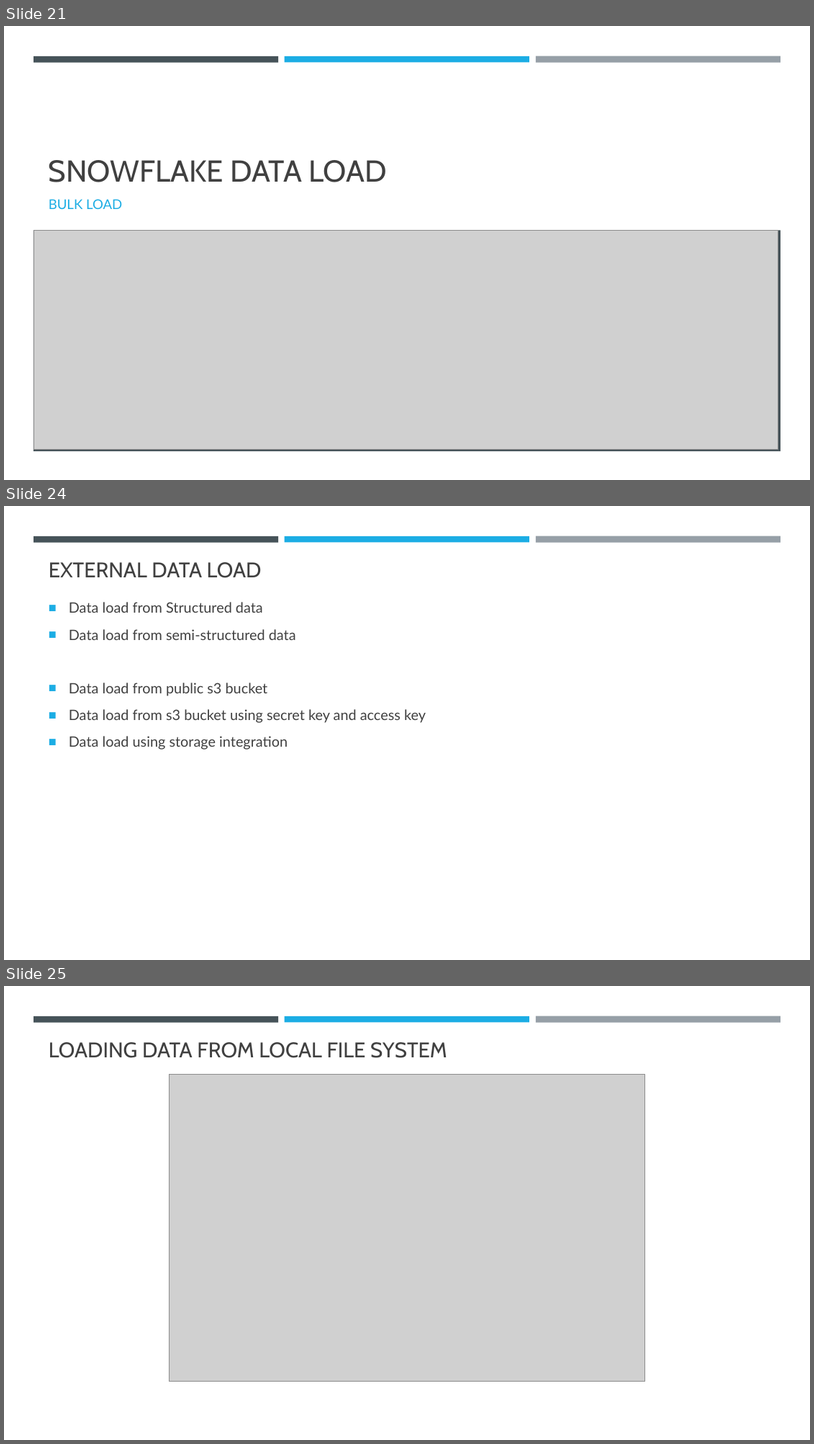
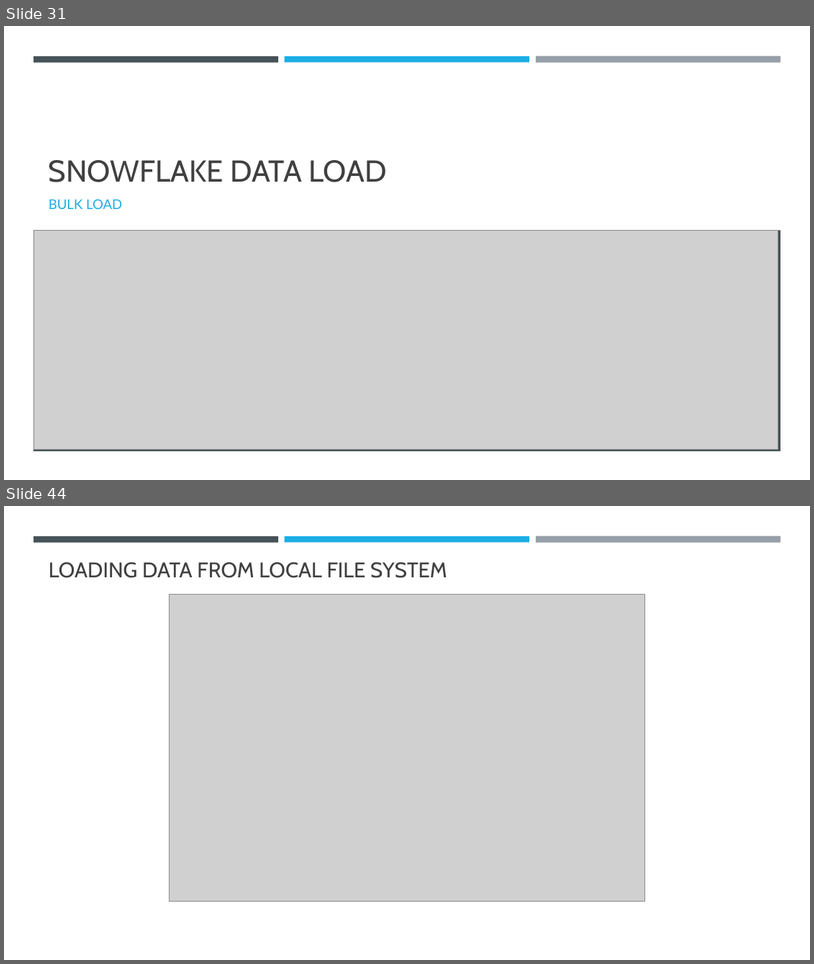
Before and after one commit to umeshmahajan/azure-brainworks2023, a slide deck: docs/Azure-Snowflake.pptx. Shown one above the other, each under a label of ours: slides 21, 24 and 25 before the commit, slides 31 and 44 after it; the slides between them are not shown. The pictures are 814x1444 and 814x964 pixels, drawn with LibreOffice and Linux fonts; fonts in the diff are those of the drawing; grey boxes stand for pictures. Boxes give left, top, right and bottom in pixels: in the first picture for what was removed or moved away, otherwise in the second. Text is boxed around its words. In the diff, an @@ line names an element or a change of style, - is before the commit and + after.

```diff
--- a/docs/Azure-Snowflake.pptx
+++ b/docs/Azure-Snowflake.pptx
@@ slide 24 removed at bbox=[4, 506, 810, 960], background #FFFFFF; not listed: 3 template elements that a slide beside it also shows @@
@@ title removed at bbox=[49, 562, 262, 578] @@
-EXTERNAL DATA LOAD
@@ text removed at bbox=[69, 602, 426, 749] @@
-■ Data load from Structured data
-■ Data load from semi-structured data
-■ Data load from public s3 bucket
-■ Data load from s3 bucket using secret key and access key
-■ Data load using storage integration
@@ what was slide 21 is now slide 31 @@
@@ what was slide 25 is now slide 44 @@
```
Also in this commit, not shown: 2 slides changed, 21 slides added, 1 other slide removed, 7 other files.
